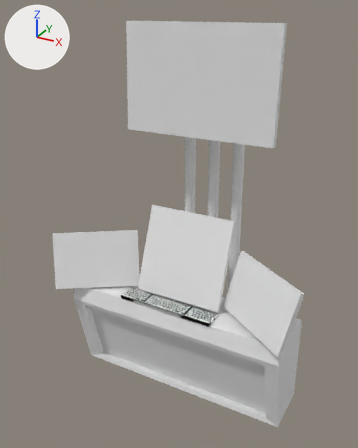
The FBX model Assets/Models/Props/Criogenia/monitor2.fbx as it was, and as the next commit left it.
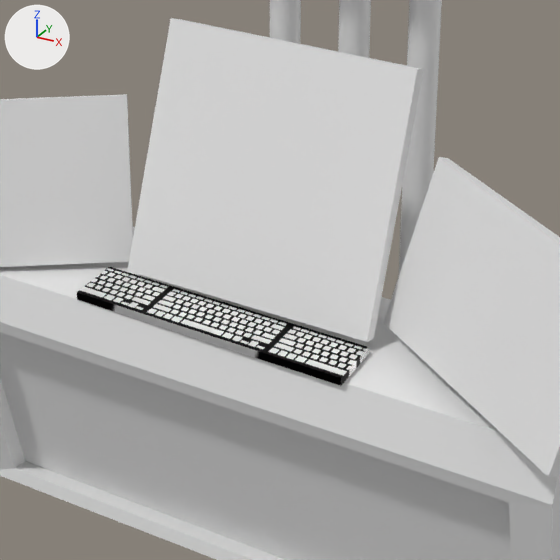
Old and new are each drawn whole from a 50 mm camera at (11.433, -1.824, 2.338) aimed at (10.111, 0.58, 1.137) and again close up on the part from 27% to 79% of the width and 44% to 86% of the height. Lighting does not change. The marker at upper left points along +X, +Y and +Z. Where no turn or scale is listed for an object, it has been applied to the vertices.

The older version as bpy lines, for what is in view:
```python
me_cube_008 = bpy.data.meshes.new('Cube.008')
me_cube_008.from_pydata(...)  # 2316 vertices, 2240 faces; spans x -0.34..1.29, y -0.31..0.46, z -0.89..1.36
# faces by material slot: [6, 2234]
me_cube_008.materials.append(mat_keyboard)  # picture img_keyboard_png
me_cube_008.materials.append(mat_material)  # white #e7e7e7
ob_detalhes_direita_003 = bpy.data.objects.new('Detalhes_Direita.003', me_cube_008)
ob_detalhes_direita_003.location = (9.664, 0.518, 0.902)
```
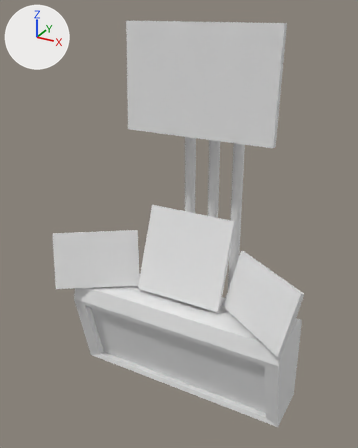
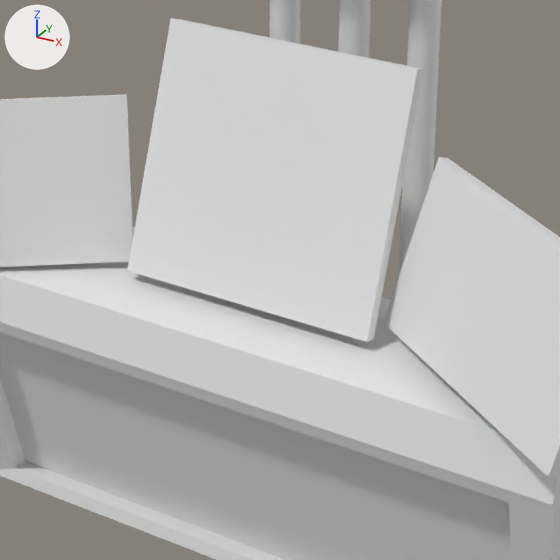
The newer file is also turned or shifted as a whole; pictures and numbers use the older file's frame.

Location of each change, (x1, y1, x2, y2) in pixels of the close-ups (560 x 560 px):
part 1 of me_cube_008, deleted: before (77, 267, 369, 386)

The edits, one by one:
Material 'monitor 03' (mat_monitor_03) is new.
Its base color is (0.8, 0.8, 0.8) (white #e7e7e7).
Material 'emissao' (mat_emissao) is new.
Its base color is (0.8, 0.8, 0.8) (white #e7e7e7).
me_cube_008 has 2316 vertices, 2240 faces and spans x -0.34..1.29, y -0.31..0.46, z -0.89..1.36.
me_cube_008 is used by ob_detalhes_direita_003; location (9.664, 0.518, 0.902).
me_cube_008 no longer uses material mat_keyboard (picture img_keyboard_png).
me_cube_008 part 1: the loose piece of 8 vertices spanning x 0.16..0.78, y -0.19..-0.06, z -0.24..-0.22 is deleted.
me_cube_008 now uses material mat_emissao (white #e7e7e7).
me_cube_008 now uses material mat_monitor_03 (white #e7e7e7).
